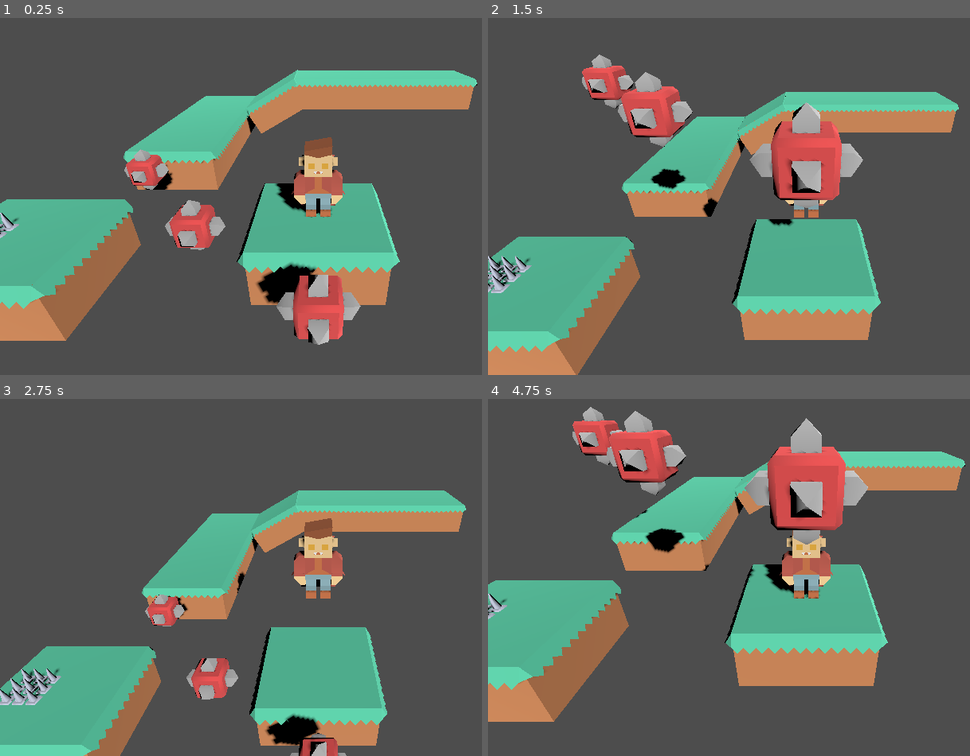
Above: before the commit, frames 1-4 (two rows, left to right).
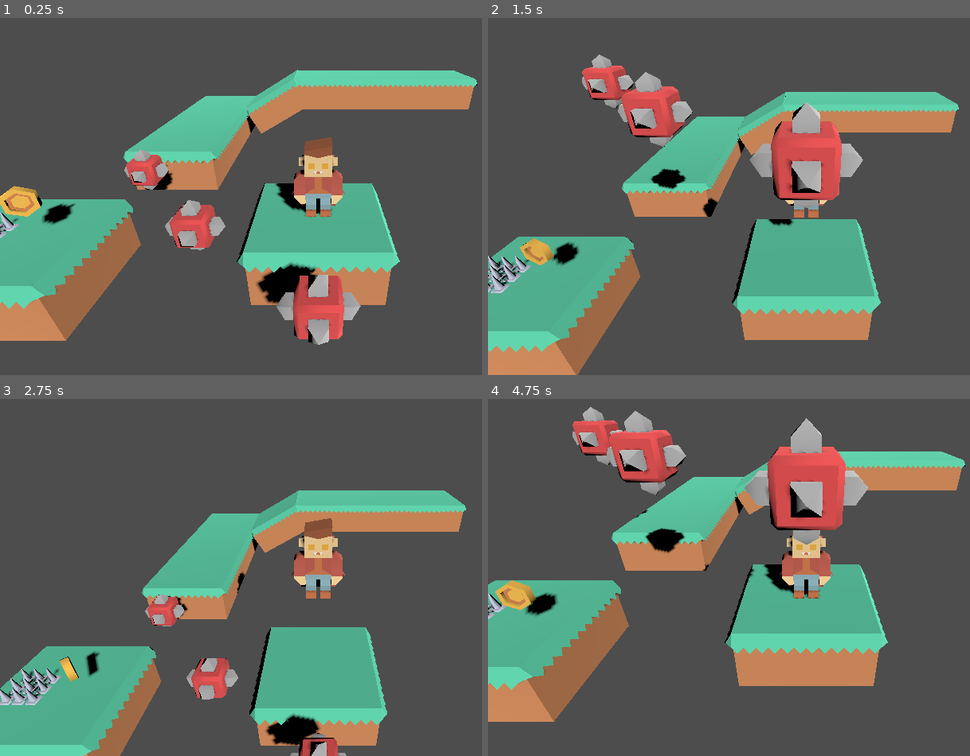
Above: after the commit, the same moments.

Repository: coruja182/godotplatformer3d
Game: Godot game, scene res://scenes/levels/level1.tscn
Two runs of this game, one before a commit and one after it. Both use one fixed random seed, a clock stepped at 60 frames per second and the inputs below.
Inputs:
- Up to frame 1 (0.25 s): no input
- Up to frame 2 (1.5 s): tap Enter (ui_accept) at 0.5, 0.6 s; hold Right (ui_right) 0.53-1.28 s; hold Space (jump) 0.53-1.28 s; hold Down (ui_down) from 1.28 s (still down); tap Space (jump) at 1.35 s
- Up to frame 3 (2.75 s): tap Space (jump) at 1.52, 1.82 s; tap Enter (ui_accept) at 1.55, 2.1 s; release Down (ui_down) at 2.03 s; hold Right (ui_right) from 2.03 s (still down); hold Space (jump) from 2.03 s (still down)
- Up to frame 4 (4.75 s): release Right (ui_right) at 2.78 s; release Space (jump) at 2.78 s; hold Up (ui_up) 2.78-3.53 s; tap Enter (ui_accept) at 2.85, 4.35 s; tap Space (jump) at 3.02, 3.32, 4.52 s; hold Space (jump) 3.53-4.28 s; hold Left (ui_left) from 3.53 s (still down)

The runs differ from the first frame. In frame 1, 0.8% of the frame differs, in the area x 0-16%, y 46-58%; in frame 2, 0.6%; in frame 3, 0.3%; in frame 4, 0.7%.

Commit message:
feat: coing bob and rotate movement

Diff:
--- /dev/null
+++ b/coin/coin.gd
@@ -0,0 +1,30 @@
+class_name Coin extends Area3D
+
+
+@export var spin_speed : float = 2.0
+@export var bob_height : float = 0.2
+@export var bob_speed : float = 5.0
+
+var _start_y : float
+var _t_counter : float = 0.0
+
+
+func _ready() -> void:
+	_start_y = global_position.y
+
+
+func _process(delta: float) -> void:
+	rotate(Vector3.UP, 2 * delta)
+	bob(delta)
+
+
+func bob(delta: float) -> void:
+	_t_counter += delta
+	var _calculated_bob = (sin(_t_counter * bob_speed) + 1) / 2
+	global_position.y = _start_y + (_calculated_bob * bob_height)
+
+
+func _on_body_entered(body: Node3D) -> void:
+	if body.is_in_group("Player"):
+		body.add_score(1)
+		queue_free()
--- /dev/null
+++ b/coin/coin.tscn
@@ -0,0 +1,22 @@
+[gd_scene load_steps=4 format=3 uid="uid://pv0r3h0luha2"]
+
+[ext_resource type="ArrayMesh" uid="uid://cge2fuclikg8j" path="res://assets/models/coinGold.obj" id="1_6jbo1"]
+[ext_resource type="Script" path="res://coin/coin.gd" id="1_y6r6p"]
+
+[sub_resource type="BoxShape3D" id="BoxShape3D_qpkj7"]
+size = Vector3(0.346939, 0.398666, 0.100098)
+
+[node name="Coin" type="Area3D"]
+transform = Transform3D(1.5, 0, 0, 0, 1.5, 0, 0, 0, 1.5, 0, 0, 0)
+script = ExtResource("1_y6r6p")
+
+[node name="Model" type="MeshInstance3D" parent="."]
+transform = Transform3D(1, 0, 0, 0, 1, 0, 0, 0, 1, 0, -0.196187, 0)
+mesh = ExtResource("1_6jbo1")
+skeleton = NodePath("../..")
+
+[node name="CollisionShape3D" type="CollisionShape3D" parent="."]
+transform = Transform3D(1, 0, 0, 0, 1, 0, 0, 0, 1, -3.8147e-05, 0.00417328, -0.000244141)
+shape = SubResource("BoxShape3D_qpkj7")
+
+[connection signal="body_entered" from="." to="." method="_on_body_entered"]
--- a/player/player.gd
+++ b/player/player.gd
@@ -5,6 +5,8 @@
 var gravity : float = 20
 
 var facing_angle : float
+
+var score : int = 0
 
 @onready var model: MeshInstance3D = $Model
 
@@ -38,27 +40,6 @@
 func game_over():
 	get_tree().reload_current_scene()
 
-#const SPEED = 5.0
-#const JUMP_VELOCITY = 4.5
 
-#func _physics_process(delta: float) -> void:
-	## Add the gravity.
-	#if not is_on_floor():
-		#velocity += get_gravity() * delta
-#
-	## Handle jump.
-	#if Input.is_action_just_pressed("ui_accept") and is_on_floor():
-		#velocity.y = JUMP_VELOCITY
-#
-	## Get the input direction and handle the movement/deceleration.
-	## As good practice, you should replace UI actions with custom gameplay actions.
-	#var input_dir := Input.get_vector("ui_left", "ui_right", "ui_up", "ui_down")
-	#var direction := (transform.basis * Vector3(input_dir.x, 0, input_dir.y)).normalized()
-	#if direction:
-		#velocity.x = direction.x * SPEED
-		#velocity.z = direction.z * SPEED
-	#else:
-		#velocity.x = move_toward(velocity.x, 0, SPEED)
-		#velocity.z = move_toward(velocity.z, 0, SPEED)
-#
-	#move_and_slide()
+func add_score(amount : int) -> void:
+	score += amount
--- a/scenes/levels/level1.tscn
+++ b/scenes/levels/level1.tscn
@@ -1,10 +1,11 @@
-[gd_scene load_steps=7 format=3 uid="uid://c3smp0jwqt4xu"]
+[gd_scene load_steps=8 format=3 uid="uid://c3smp0jwqt4xu"]
 
 [ext_resource type="PackedScene" uid="uid://dxuhx1conbbsd" path="res://platforms/platform_large.tscn" id="1_74ayk"]
 [ext_resource type="ArrayMesh" uid="uid://gjuyfsvj5gs0" path="res://assets/models/characterVampire.obj" id="2_lx8m8"]
 [ext_resource type="Script" path="res://player/player.gd" id="2_qm4g6"]
 [ext_resource type="PackedScene" uid="uid://cpjkntrgxwwm" path="res://enemies/enemy_spike.tscn" id="4_teu1i"]
 [ext_resource type="PackedScene" uid="uid://k70g3pu1up24" path="res://spikes/spikes.tscn" id="5_1q6w5"]
+[ext_resource type="PackedScene" uid="uid://pv0r3h0luha2" path="res://coin/coin.tscn" id="6_wdk87"]
 
 [sub_resource type="CapsuleShape3D" id="CapsuleShape3D_xm3rs"]
 radius = 0.3
@@ -81,3 +82,6 @@
 
 [node name="Spikes" parent="." instance=ExtResource("5_1q6w5")]
 transform = Transform3D(1, 0, 0, 0, 1, 0, 0, 0, 1, -4.78413, 0, 0.648084)
+
+[node name="Coin" parent="." instance=ExtResource("6_wdk87")]
+transform = Transform3D(1, 0, 0, 0, 1, 0, 0, 0, 1, -3.73768, 0.499711, 0.842271)
